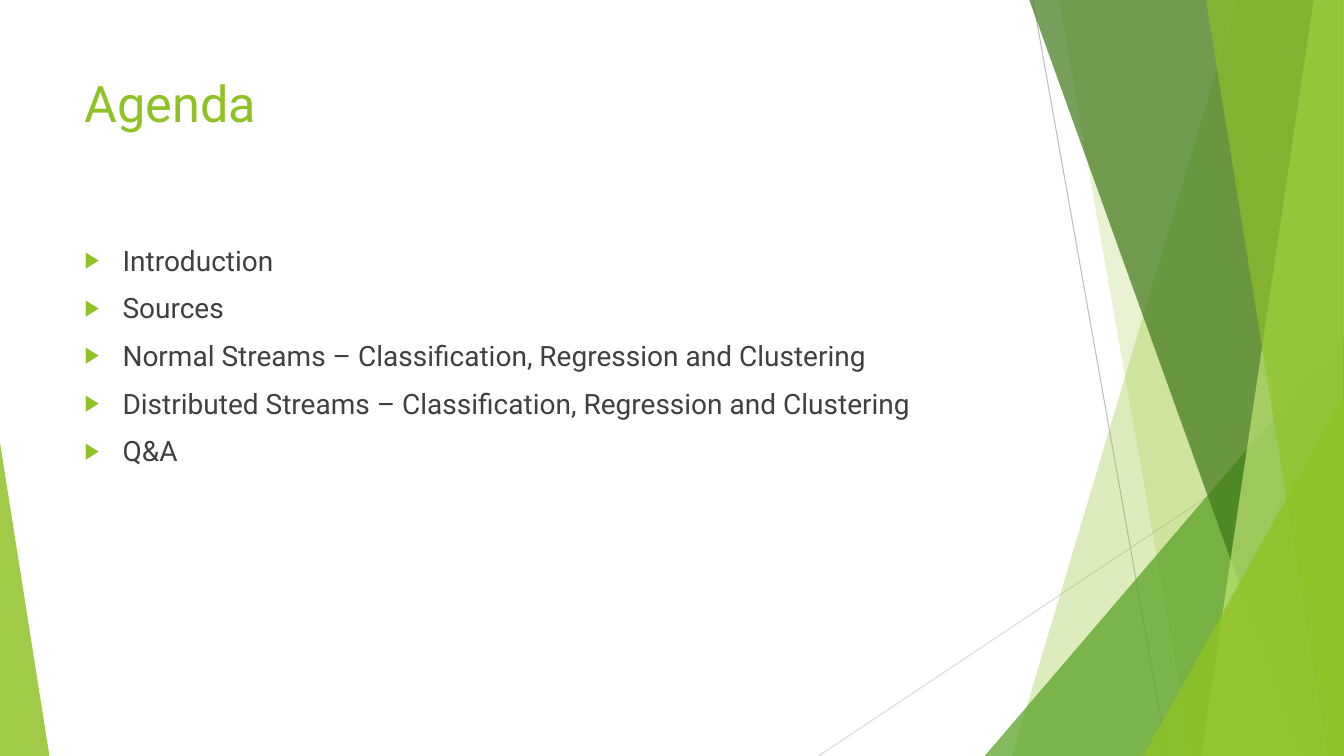
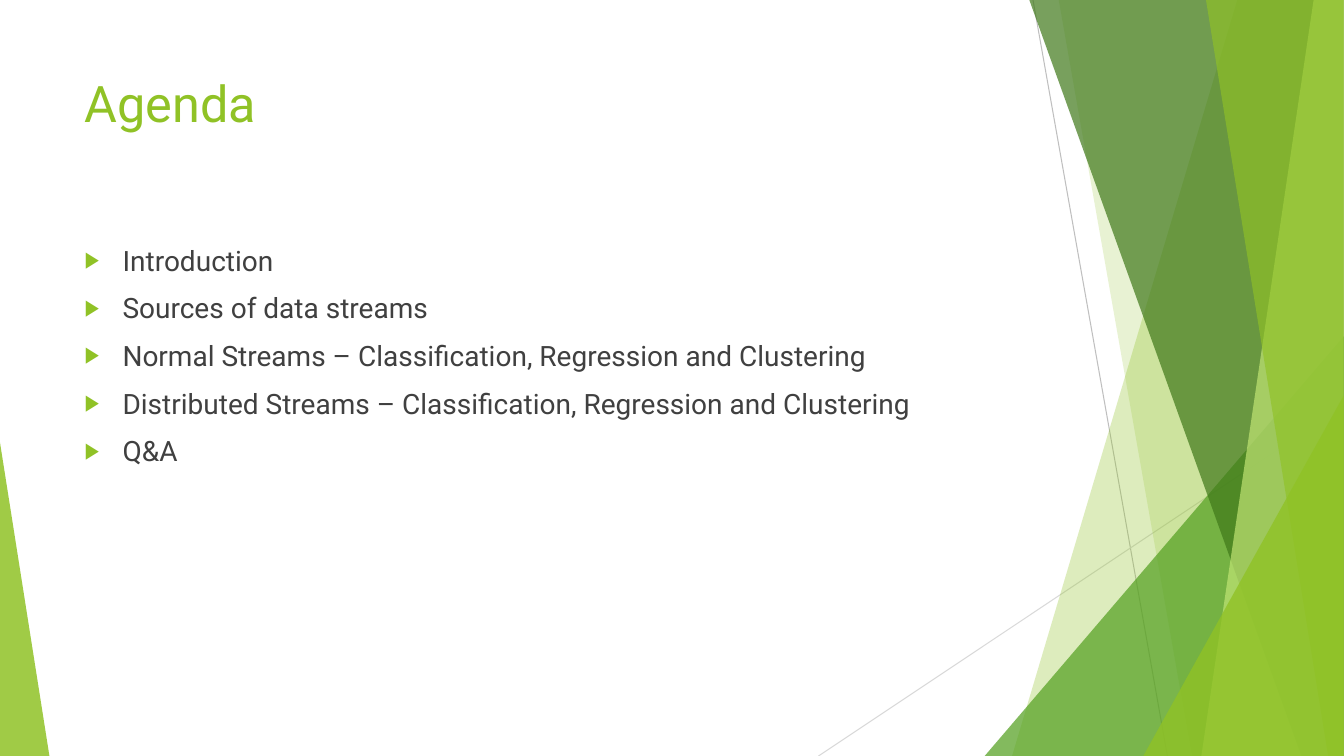
Before and after one commit to sgupta13/bigdata, a slide deck: slide 2 of Big Data Stream Mining.pptx. Drawn at 1344x756 pixels with LibreOffice and Linux fonts; fonts in the diff are those of the drawing. Boxes give left, top, right and bottom in pixels: in the first picture for what was removed or moved away, otherwise in the second. Text is boxed around its words. In the diff, an @@ line names an element or a change of style, - is before the commit and + after.

```diff
--- a/Big Data Stream Mining.pptx
+++ b/Big Data Stream Mining.pptx
@@ text at (123,296,428,319): text changed @@
-▶ Sources
+▶ Sources of data streams
```
Also in this commit, not shown: 4 other slides changed, 7 slides removed, 3 other files.
